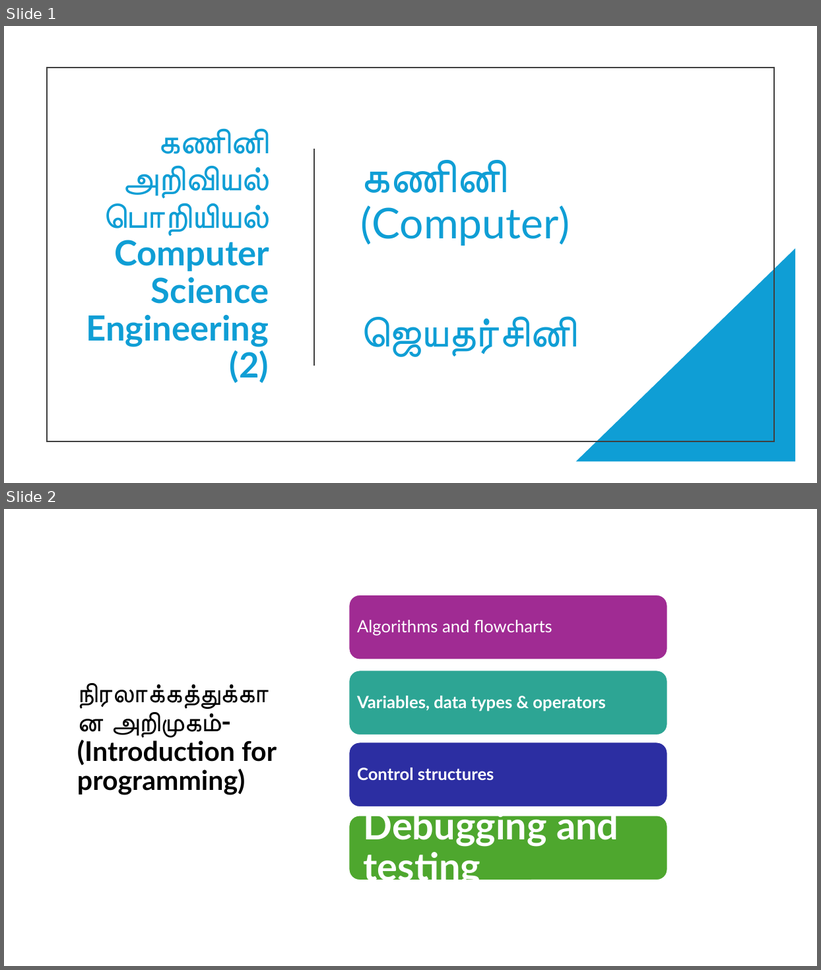
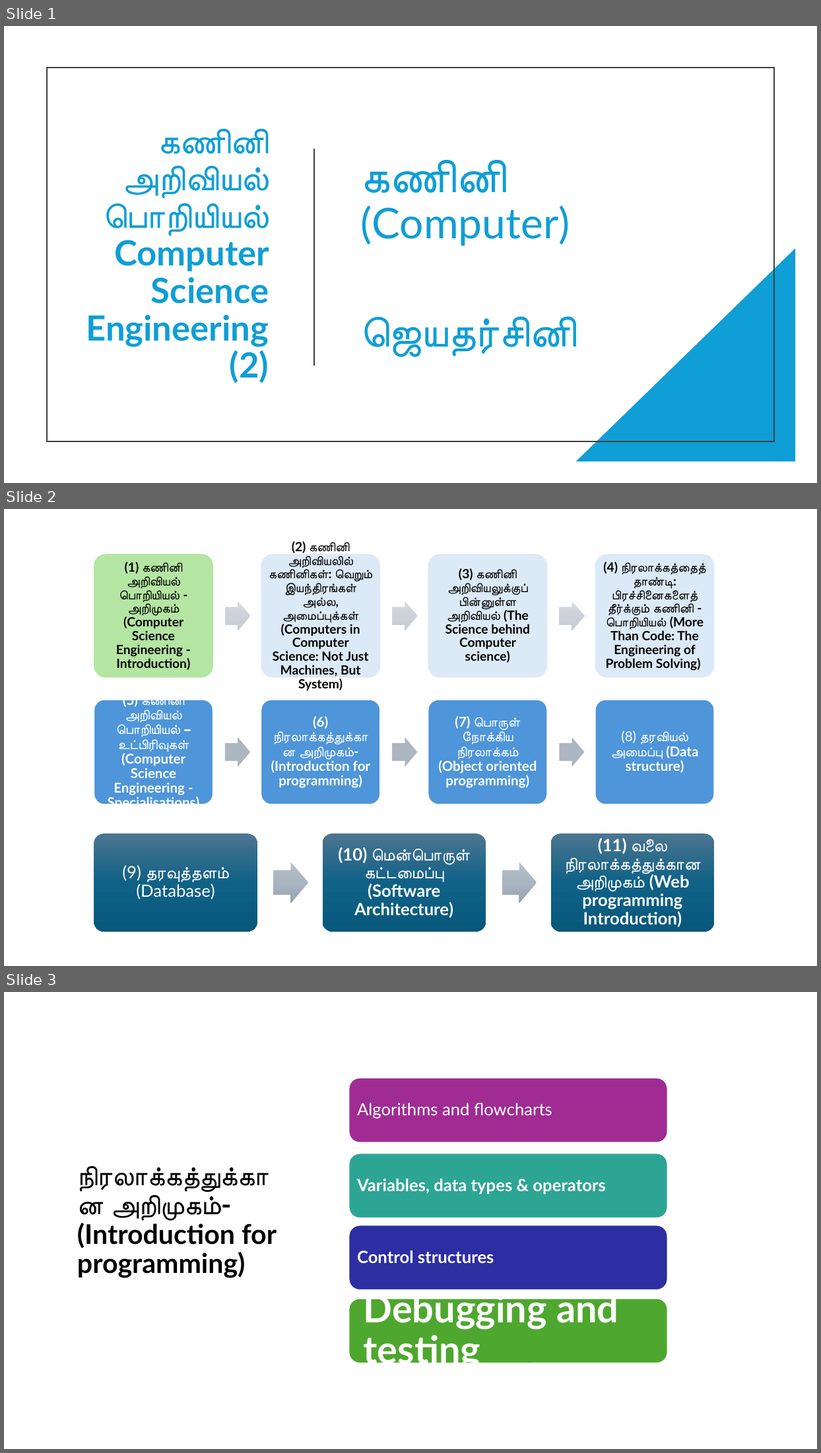
Before and after one commit to JTharsini/ProgrammingForBeginners, a slide deck: 2. கணினி அறிவியல் பொறியியல் - கணினி.pptx. Shown one above the other, each under a label of ours: slides 1 and 2 before the commit, slides 1, 2 and 3 after it. The pictures are 821x970 and 821x1453 pixels, drawn with LibreOffice and Linux fonts; fonts in the diff are those of the drawing. Boxes give left, top, right and bottom in pixels: in the first picture for what was removed or moved away, otherwise in the second. Text is boxed around its words. In the diff, an @@ line names an element or a change of style, - is before the commit and + after.

Commit message:
refined introduction

```diff
--- a/2. கணினி அறிவியல் பொறியியல் - கணினி.pptx
+++ b/2. கணினி அறிவியல் பொறியியல் - கணினி.pptx
@@ slide 2 added at [4,509,817,966], background #FFFFFF @@
@@ group added at [94,541,715,691]: 4 rounded rectangles, 4 texts, 3 right arrows @@
+(1) கணினி அறிவியல் பொறியியல் - அறிமுகம் (Computer Science Engineering - Introduction)
+(2) கணினி அறிவியலில் கணினிகள்: வெறும் இயந்திரங்கள் அல்ல, அமைப்புக்கள் (Computers in Computer Science: Not Just Machines, But System)
+(3) கணினி அறிவியலுக்குப் பின்னுள்ள அறிவியல் (The Science behind Computer science)
+(4) நிரலாக்கத்தைத் தாண்டி: பிரச்சினைகளைத் தீர்க்கும் கணினி - பொறியியல் (More Than Code: The Engineering of Problem Solving)
@@ group added at [94,694,715,805]: 4 rounded rectangles, 4 texts, 3 right arrows @@
+(5) கணினி அறிவியல் பொறியியல் – உட்பிரிவுகள் (Computer Science Engineering - Specialisations)
+(6) நிரலாக்கத்துக்கான அறிமுகம்- (Introduction for programming)
+(7) பொருள் நோக்கிய நிரலாக்கம் (Object oriented programming)
+(8) தரவியல் அமைப்பு (Data structure)
@@ group added at [94,834,715,932]: 3 rounded rectangles, 3 texts, 2 right arrows @@
+(9) தரவுத்தளம் (Database)
+(10) மென்பொருள் கட்டமைப்பு (Software Architecture)
+(11) வலை நிரலாக்கத்துக்கான அறிமுகம் (Web programming Introduction)
@@ what was slide 2 is now slide 3 @@
```
Also in this commit, not shown: 3 other slides added, 1 other file.
